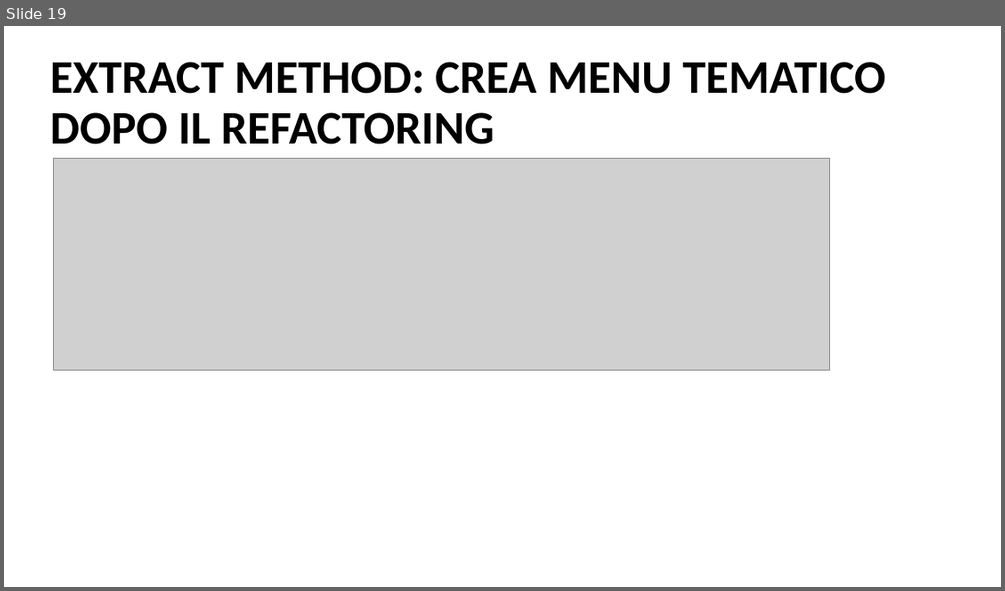
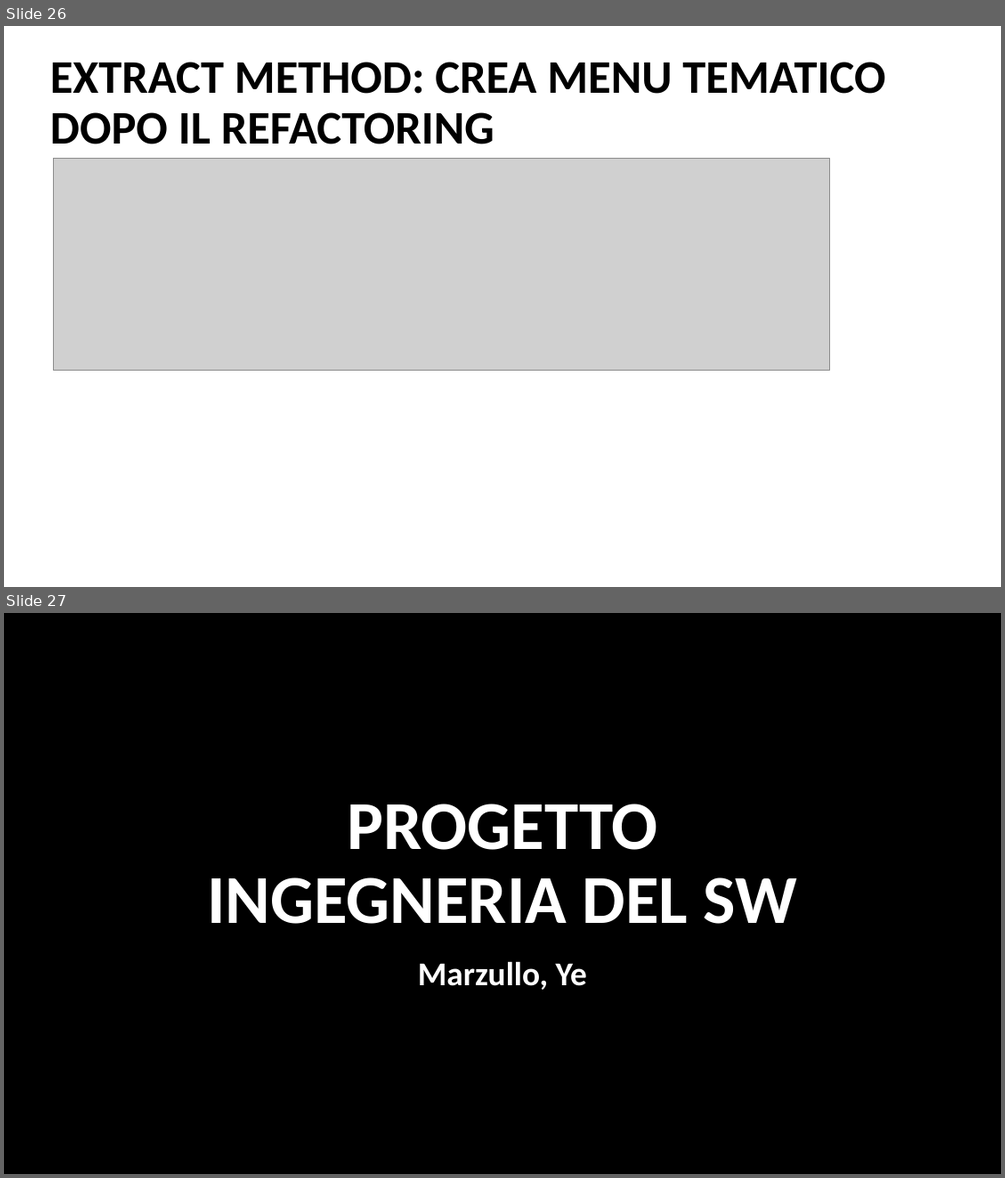
Before and after one commit to Inge-sw/IngeSw, a slide deck: Documenti/PROGETTO.pptx. Shown one above the other, each under a label of ours: slide 19 before the commit, slides 26 and 27 after it. The pictures are 1005x591 and 1005x1178 pixels, drawn with LibreOffice and Linux fonts; fonts in the diff are those of the drawing; grey boxes stand for pictures; background and template pictures are left out. Boxes give left, top, right and bottom in pixels: in the first picture for what was removed or moved away, otherwise in the second. Text is boxed around its words. In the diff, an @@ line names an element or a change of style, - is before the commit and + after.

```diff
--- a/Documenti/PROGETTO.pptx
+++ b/Documenti/PROGETTO.pptx
@@ slide 27 added at box(4, 613, 1001, 1174), background picture (left out) @@
@@ title added at box(207, 803, 798, 924), 66 pt, text #FFFFFF, bold @@
+PROGETTO
+INGEGNERIA DEL SW
@@ subtitle added at box(418, 961, 587, 989), 32 pt, text #FFFFFF, bold @@
+Marzullo, Ye
@@ what was slide 19 is now slide 26 @@
```
Also in this commit, not shown: 4 slides changed, 7 other slides added.
